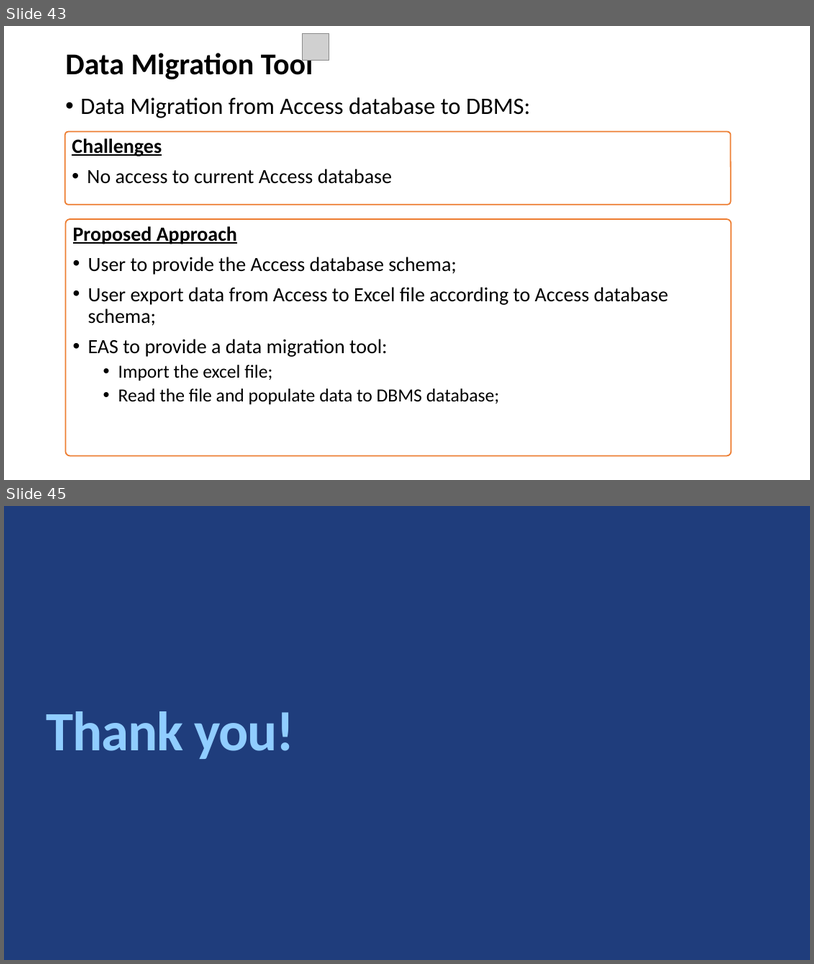
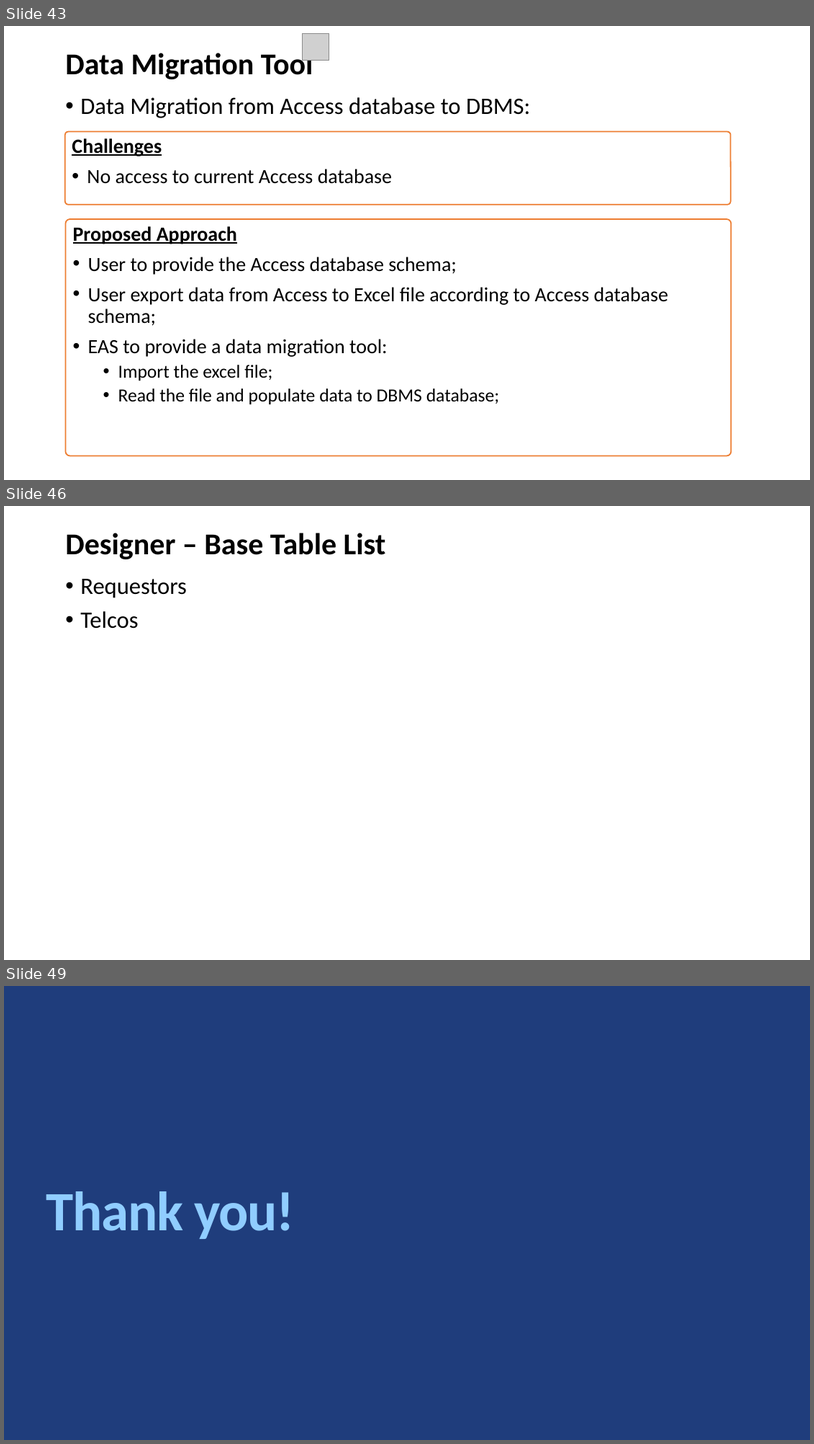
Before and after one commit to ksericpro/hawkeye, a slide deck: docs/DBMS CDR@29Aug25 v1.1.pptx. Shown one above the other, each under a label of ours: slides 43 and 45 before the commit, slides 43, 46 and 49 after it; the slides between them are not shown. The pictures are 814x964 and 814x1444 pixels, drawn with LibreOffice and Linux fonts; fonts in the diff are those of the drawing; grey boxes stand for pictures; background and template pictures are left out. Boxes give left, top, right and bottom in pixels: in the first picture for what was removed or moved away, otherwise in the second. Text is boxed around its words. In the diff, an @@ line names an element or a change of style, - is before the commit and + after.

```diff
--- a/docs/DBMS CDR@29Aug25 v1.1.pptx
+++ b/docs/DBMS CDR@29Aug25 v1.1.pptx
@@ slide 46 added at <box>4,506,810,960</box>, background #FFFFFF @@
@@ title added at <box>65,533,386,559</box>, 36 pt, text #000000, bold @@
+Designer – Base Table List
@@ text added at <box>80,579,187,628</box>, 28 pt, text #000000 @@
+• Requestors
+• Telcos
@@ what was slide 45 is now slide 49 @@
```
Also in this commit, not shown: 4 other slides added, 1 slide removed, 3 other files.
